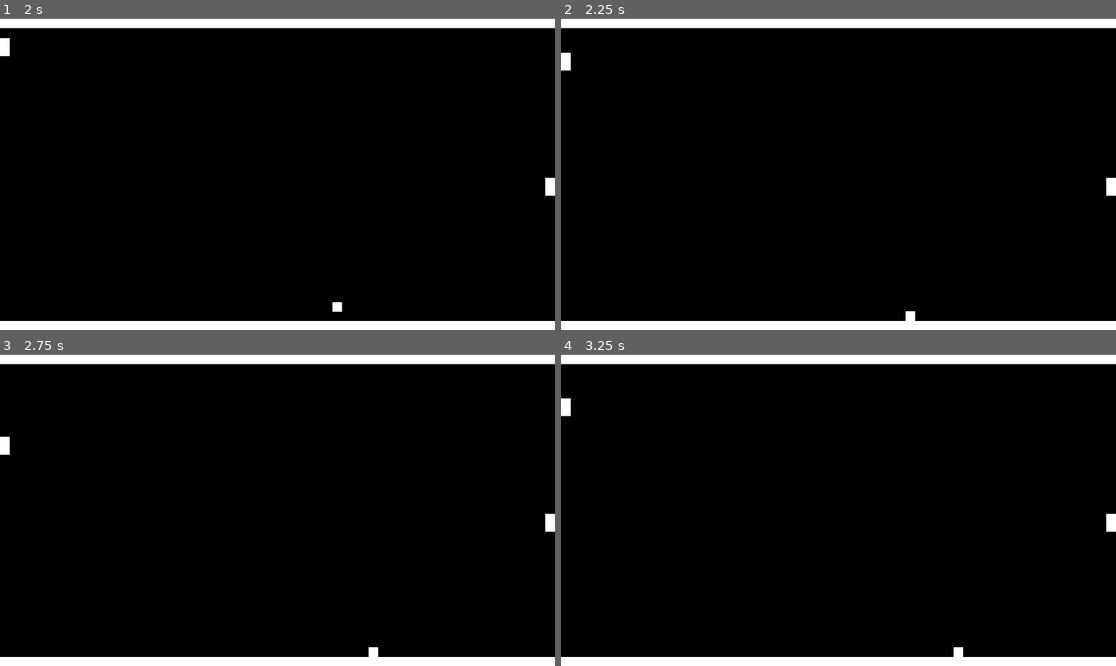
Above: before the commit, frames 1-4 (two rows, left to right).
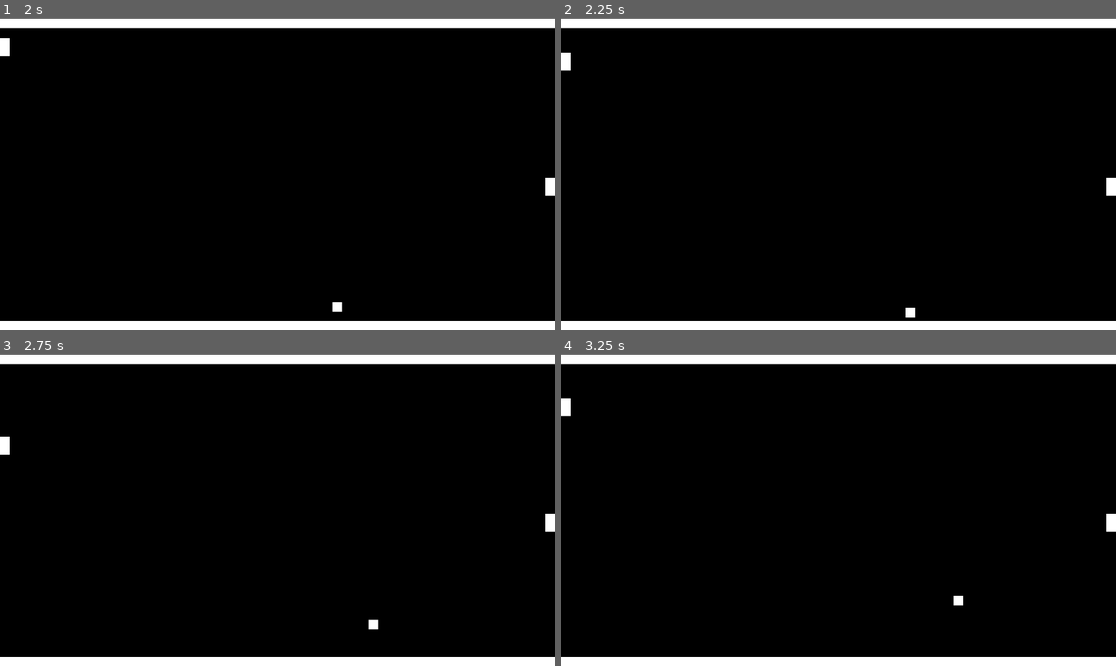
Above: after the commit, the same moments.

Repository: Haigsov/pong
Game: Godot game, scene res://main/main.tscn
Two runs of this game, one before a commit and one after it. Both use one fixed random seed, a clock stepped at 60 frames per second and the inputs below.
Inputs:
- Up to frame 1 (2 s): hold W (player 2 up) from 0.53 s (still down)
- Up to frame 2 (2.25 s): release W (player 2 up) at 2.03 s; hold S (player 2 down) from 2.03 s (still down)
- Up to frame 3 (2.75 s): keep holding S (player 2 down)
- Up to frame 4 (3.25 s): release S (player 2 down) at 2.78 s; hold W (player 2 up) from 2.78 s (still down)

Frame 1 is identical in both runs. In frame 2, less than 0.1% of the frame differs, in the area x 62-64%, y 92-98%; in frame 3, 0.1%, in the area x 66-69%, y 85-98%; in frame 4, 0.1%.

Commit message:
Ball movement major update
Added the ability for the ball to bounce off the walls and paddles. Both change the ball's movement in their own way. Also made ball speed up when a paddle defends it from getting scored.

Diff:
--- a/ball/ball.gd
+++ b/ball/ball.gd
@@ -6,7 +6,7 @@
 var horizontal_speed:int = 100
 var vertical_speed:int
 var dir:Vector2 = Vector2(45.0, 90.0)
-var multiplier:float = 1
+var multiplier:float = 1.25
 
 func _ready() -> void:
 	if (randi() % 2) == 0:
@@ -25,11 +25,9 @@
 	#var collision:KinematicCollision2D = move_and_collide(velocity * delta)
 	move_and_slide()
 
-#func _on_area_2d_area_entered(area: Area2D) -> void:
-
 func _on_area_2d_body_entered(body: CollisionObject2D) -> void:
-	print("is working")
-	if is_on_floor():
+	if body is StaticBody2D:
 		velocity.y = velocity.y * -1
-	elif is_on_ceiling():
-		velocity.y = velocity.y * -1
+	elif body is CharacterBody2D:
+		velocity.x = velocity.x * -1 * multiplier
+		print(velocity.x)
--- a/ball/ball.tscn
+++ b/ball/ball.tscn
@@ -5,6 +5,7 @@
 [sub_resource type="RectangleShape2D" id="RectangleShape2D_1o65s"]
 
 [sub_resource type="RectangleShape2D" id="RectangleShape2D_6plaf"]
+size = Vector2(22, 22)
 
 [node name="Ball" type="CharacterBody2D"]
 collision_layer = 2
